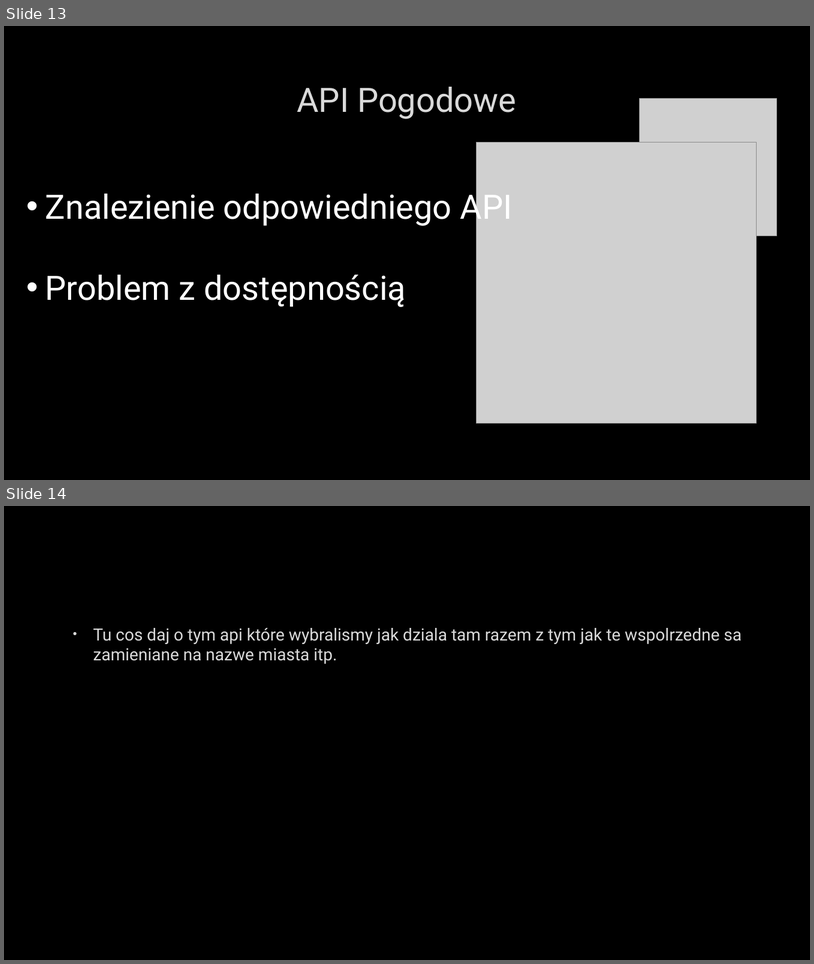
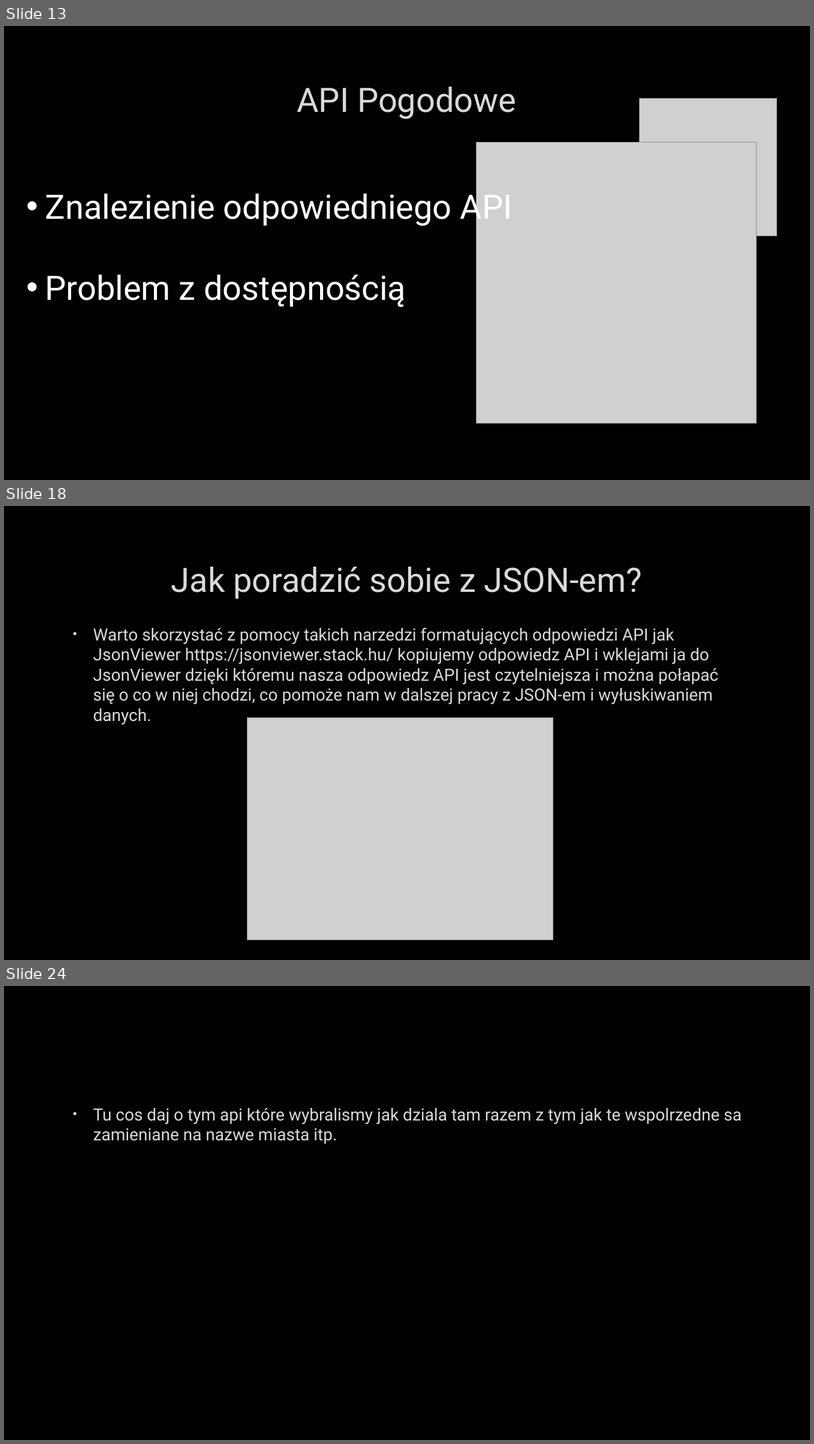
Before and after one commit to Luckownia/WeatherForecastApp, a slide deck: Aplikacja pogodowa na Androida.pptx. Shown one above the other, each under a label of ours: slides 13 and 14 before the commit, slides 13, 18 and 24 after it; the slides between them are not shown. The pictures are 814x964 and 814x1444 pixels, drawn with LibreOffice and Linux fonts; fonts in the diff are those of the drawing; grey boxes stand for pictures; background and template pictures are left out. Boxes give left, top, right and bottom in pixels: in the first picture for what was removed or moved away, otherwise in the second. Text is boxed around its words. In the diff, an @@ line names an element or a change of style, - is before the commit and + after.

```diff
--- a/Aplikacja pogodowa na Androida.pptx
+++ b/Aplikacja pogodowa na Androida.pptx
@@ slide 18 added at (4,506,810,960), background picture (left out) @@
@@ title added at (171,567,642,599), 40 pt, text #DADADA @@
+Jak poradzić sobie z JSON-em?
@@ text added at (93,627,719,724), 20 pt, text #DADADA @@
+• Warto skorzystać z pomocy takich narzedzi formatujących odpowiedzi API jak JsonViewer https://jsonviewer.stack.hu/ kopiujemy odpowiedz API i wklejami ja do JsonViewer dzięki któremu nasza odpowiedz API jest czytelniejsza i można połapać się o co w niej chodzi, co pomoże nam w dalszej pracy z JSON-em i wyłuskiwaniem danych.
@@ picture added at (247,718,553,940) @@
@@ what was slide 14 is now slide 24 @@
```
Also in this commit, not shown: 9 other slides added.
